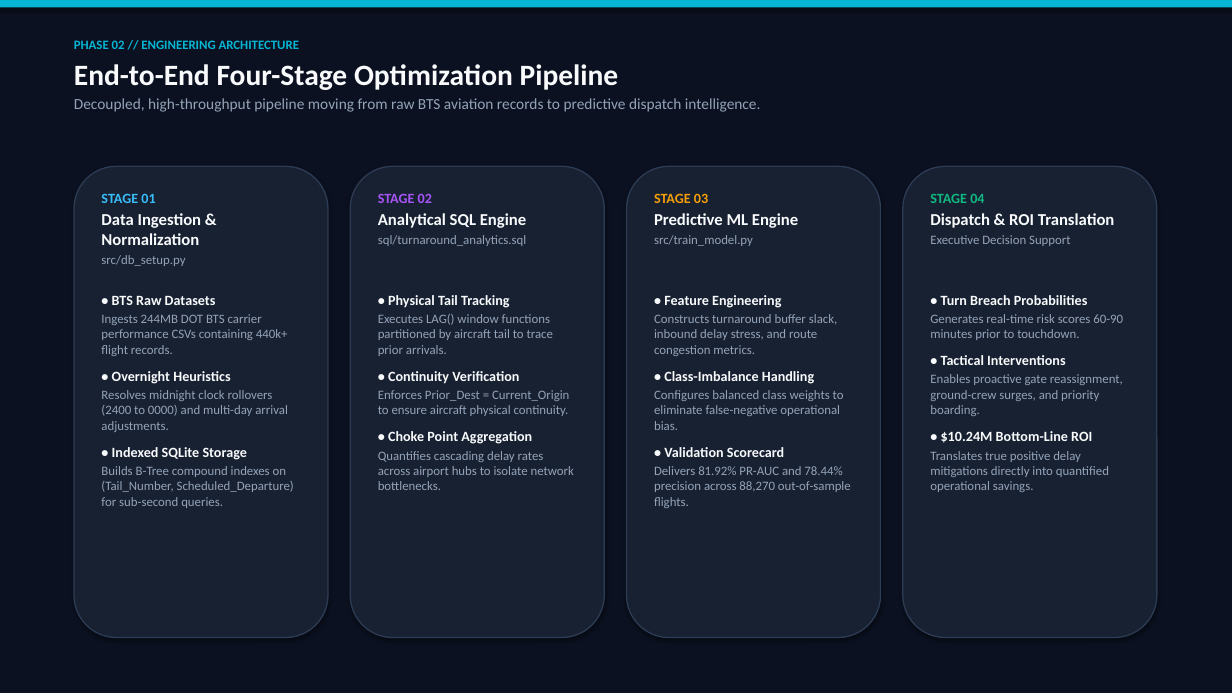
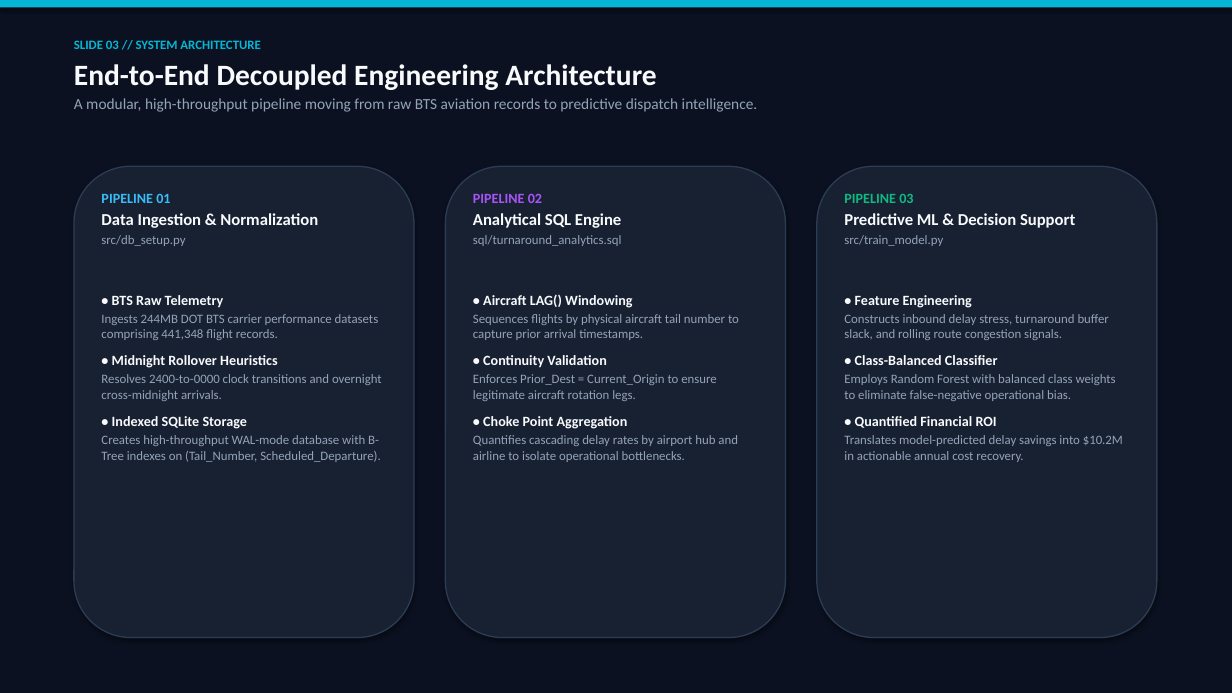
Before and after one commit to shreshth-nanda83/Turnaround-Optimization-Model, a slide deck: slide 3 of Workflow_Presentation.pptx. Drawn at 1232x693 pixels with LibreOffice and Linux fonts; fonts in the diff are those of the drawing. Boxes give left, top, right and bottom in pixels: in the first picture for what was removed or moved away, otherwise in the second. Text is boxed around its words. In the diff, an @@ line names an element or a change of style, - is before the commit and + after.

```diff
--- a/Workflow_Presentation.pptx
+++ b/Workflow_Presentation.pptx
@@ text at (x1=74, y1=40, x2=758, y2=112): text changed @@
-PHASE 02 // ENGINEERING ARCHITECTURE
-End-to-End Four-Stage Optimization Pipeline
-Decoupled, high-throughput pipeline moving from raw BTS aviation records to predictive dispatch intelligence.
+SLIDE 03 // SYSTEM ARCHITECTURE
+End-to-End Decoupled Engineering Architecture
+A modular, high-throughput pipeline moving from raw BTS aviation records to predictive dispatch intelligence.
@@ rounded rectangle resized from (x1=74, y1=166, x2=328, y2=638) to (x1=74, y1=166, x2=414, y2=638) @@
@@ rounded rectangle resized from (x1=350, y1=166, x2=604, y2=638) to (x1=445, y1=166, x2=786, y2=638) @@
@@ rounded rectangle resized from (x1=627, y1=166, x2=881, y2=638) to (x1=817, y1=166, x2=1157, y2=638) @@
@@ rounded rectangle removed at (x1=903, y1=166, x2=1157, y2=638) @@
@@ text at (x1=101, y1=193, x2=170, y2=203): text changed @@
-STAGE 01
+PIPELINE 01
@@ text "PIPELINE 02" moved from (x1=378, y1=193, x2=527, y2=246) to (x1=473, y1=193, x2=622, y2=246) @@
@@ text at (x1=473, y1=193, x2=542, y2=203): text changed @@
-STAGE 02
+PIPELINE 02
@@ text "PIPELINE 03" moved from (x1=654, y1=193, x2=798, y2=246) to (x1=844, y1=194, x2=1075, y2=246) @@
@@ text at (x1=844, y1=194, x2=1075, y2=228): text changed @@
-STAGE 03
-Predictive ML Engine
+PIPELINE 03
+Predictive ML & Decision Support
@@ text removed at (x1=930, y1=194, x2=1114, y2=246) @@
-STAGE 04
-Dispatch & ROI Translation
-Executive Decision Support
@@ text at (x1=101, y1=295, x2=382, y2=401): text changed @@
-• BTS Raw Datasets
-Ingests 244MB DOT BTS carrier performance CSVs containing 440k+ flight records.
-• Overnight Heuristics
-Resolves midnight clock rollovers (2400 to 0000) and multi-day arrival adjustments.
+• BTS Raw Telemetry
+Ingests 244MB DOT BTS carrier performance datasets comprising 441,348 flight records.
+• Midnight Rollover Heuristics
+Resolves 2400-to-0000 clock transitions and overnight cross-midnight arrivals.
@@ text "• Aircraft LAG() Windowing" moved from (x1=378, y1=295, x2=574, y2=490) to (x1=473, y1=295, x2=739, y2=462) @@
@@ text at (x1=473, y1=295, x2=739, y2=401): text changed @@
-• Physical Tail Tracking
-Executes LAG() window functions partitioned by aircraft tail to trace prior arrivals.
-• Continuity Verification
-Enforces Prior_Dest = Current_Origin to ensure aircraft physical continuity.
+• Aircraft LAG() Windowing
+Sequences flights by physical aircraft tail number to capture prior arrival timestamps.
+• Continuity Validation
+Enforces Prior_Dest = Current_Origin to ensure legitimate aircraft rotation legs.
@@ text "• Feature Engineering" moved from (x1=654, y1=295, x2=851, y2=508) to (x1=844, y1=295, x2=1123, y2=462) @@
@@ text removed at (x1=930, y1=295, x2=1123, y2=492) @@
-• Turn Breach Probabilities
-Generates real-time risk scores 60-90 minutes prior to touchdown.
-• Tactical Interventions
-Enables proactive gate reassignment, ground-crew surges, and priority boarding.
-• $10.24M Bottom-Line ROI
-Translates true positive delay mitigations directly into quantified operational savings.
@@ text at (x1=844, y1=314, x2=1123, y2=462): text changed @@
-Constructs turnaround buffer slack, inbound delay stress, and route congestion metrics.
-• Class-Imbalance Handling
-Configures balanced class weights to eliminate false-negative operational bias.
-• Validation Scorecard
-Delivers 81.92% PR-AUC and 78.44% precision across 88,270 out-of-sample flights.
+Constructs inbound delay stress, turnaround buffer slack, and rolling route congestion signals.
+• Class-Balanced Classifier
+Employs Random Forest with balanced class weights to eliminate false-negative operational bias.
+• Quantified Financial ROI
+Translates model-predicted delay savings into $10.2M in actionable annual cost recovery.
@@ text at (x1=101, y1=435, x2=380, y2=462): text changed @@
-Builds B-Tree compound indexes on (Tail_Number, Scheduled_Departure) for sub-second queries.
+Creates high-throughput WAL-mode database with B-Tree indexes on (Tail_Number, Scheduled_Departure).
@@ text at (x1=473, y1=435, x2=738, y2=462): text changed @@
-Quantifies cascading delay rates across airport hubs to isolate network bottlenecks.
+Quantifies cascading delay rates by airport hub and airline to isolate operational bottlenecks.
```
Also in this commit, not shown: 5 other slides changed, 2 slides removed, 2 other files.
